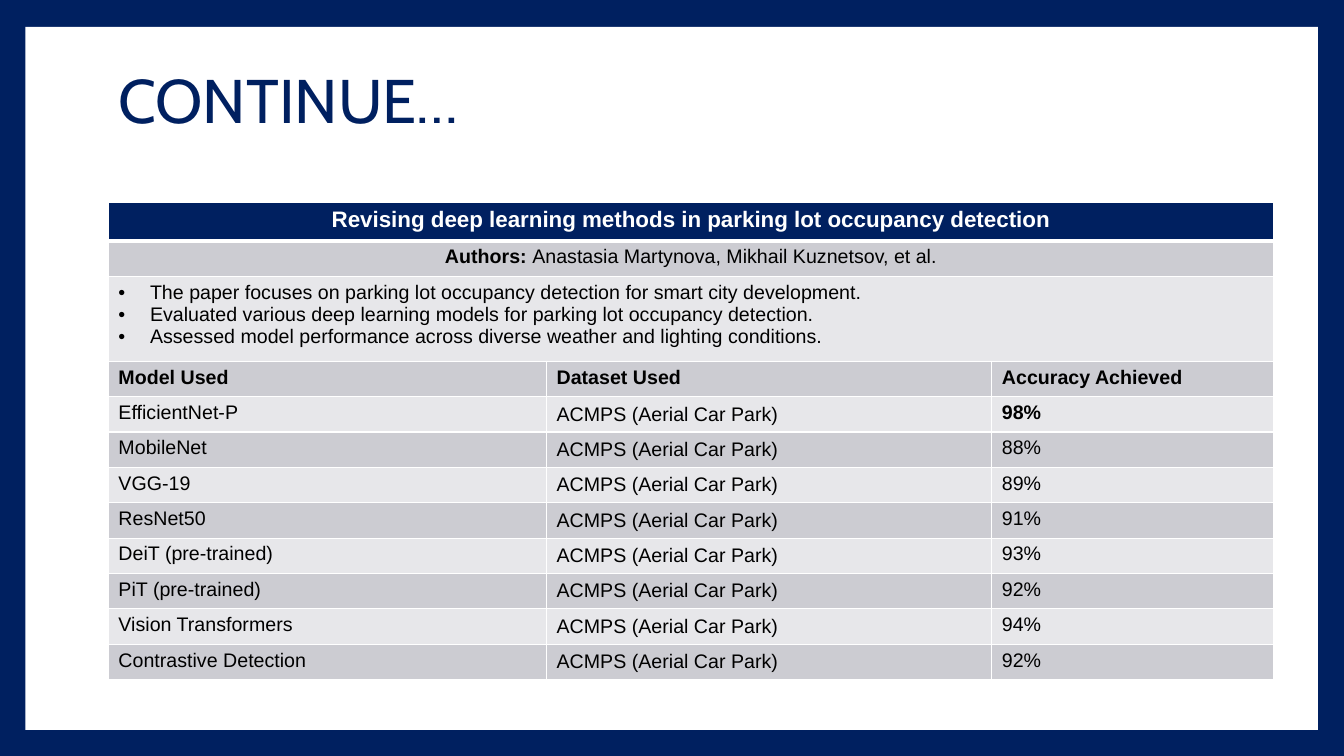
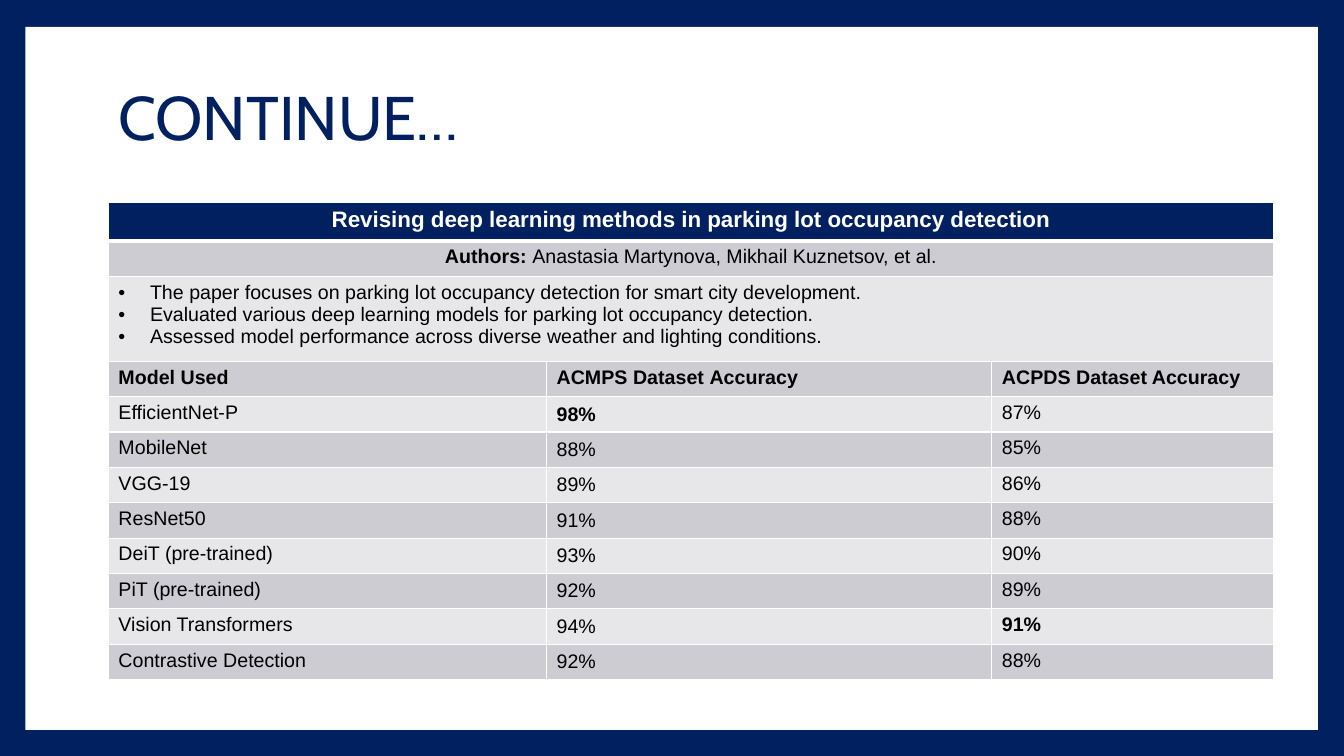
Before and after one commit to hassanarif1231/mphildata, a slide deck: slide 8 of Defence_Thesis.pptx. Drawn at 1344x756 pixels with LibreOffice and Linux fonts; fonts in the diff are those of the drawing. Boxes give left, top, right and bottom in pixels: in the first picture for what was removed or moved away, otherwise in the second. Text is boxed around its words. In the diff, an @@ line names an element or a change of style, - is before the commit and + after.

```diff
--- a/Defence_Thesis.pptx
+++ b/Defence_Thesis.pptx
@@ title "CONTINUE…": place and size @@
-title "CONTINUE…" at <box>118,79,458,124</box>
+title "CONTINUE…" at <box>118,96,458,141</box>
@@ table at <box>109,203,1275,681</box> @@
-row 4, column 2: Dataset Used
+row 4, column 2: ACMPS Dataset Accuracy
-row 4, column 3: Accuracy Achieved
+row 4, column 3: ACPDS Dataset Accuracy
-row 5, column 2: ACMPS (Aerial Car Park)
+row 5, column 2: 98%
-row 5, column 3: 98%
+row 5, column 3: 87%
-row 6, column 2: ACMPS (Aerial Car Park)
+row 6, column 2: 88%
-row 6, column 3: 88%
+row 6, column 3: 85%
-row 7, column 2: ACMPS (Aerial Car Park)
+row 7, column 2: 89%
-row 7, column 3: 89%
+row 7, column 3: 86%
-row 8, column 2: ACMPS (Aerial Car Park)
+row 8, column 2: 91%
-row 8, column 3: 91%
+row 8, column 3: 88%
-row 9, column 2: ACMPS (Aerial Car Park)
+row 9, column 2: 93%
-row 9, column 3: 93%
+row 9, column 3: 90%
-row 10, column 2: ACMPS (Aerial Car Park)
+row 10, column 2: 92%
-row 10, column 3: 92%
+row 10, column 3: 89%
-row 11, column 2: ACMPS (Aerial Car Park)
+row 11, column 2: 94%
-row 11, column 3: 94%
+row 11, column 3: 91%
-row 12, column 2: ACMPS (Aerial Car Park)
+row 12, column 2: 92%
-row 12, column 3: 92%
+row 12, column 3: 88%
```
Also in this commit, not shown: 9 other slides changed, 1 slide added, 2 slides removed.
